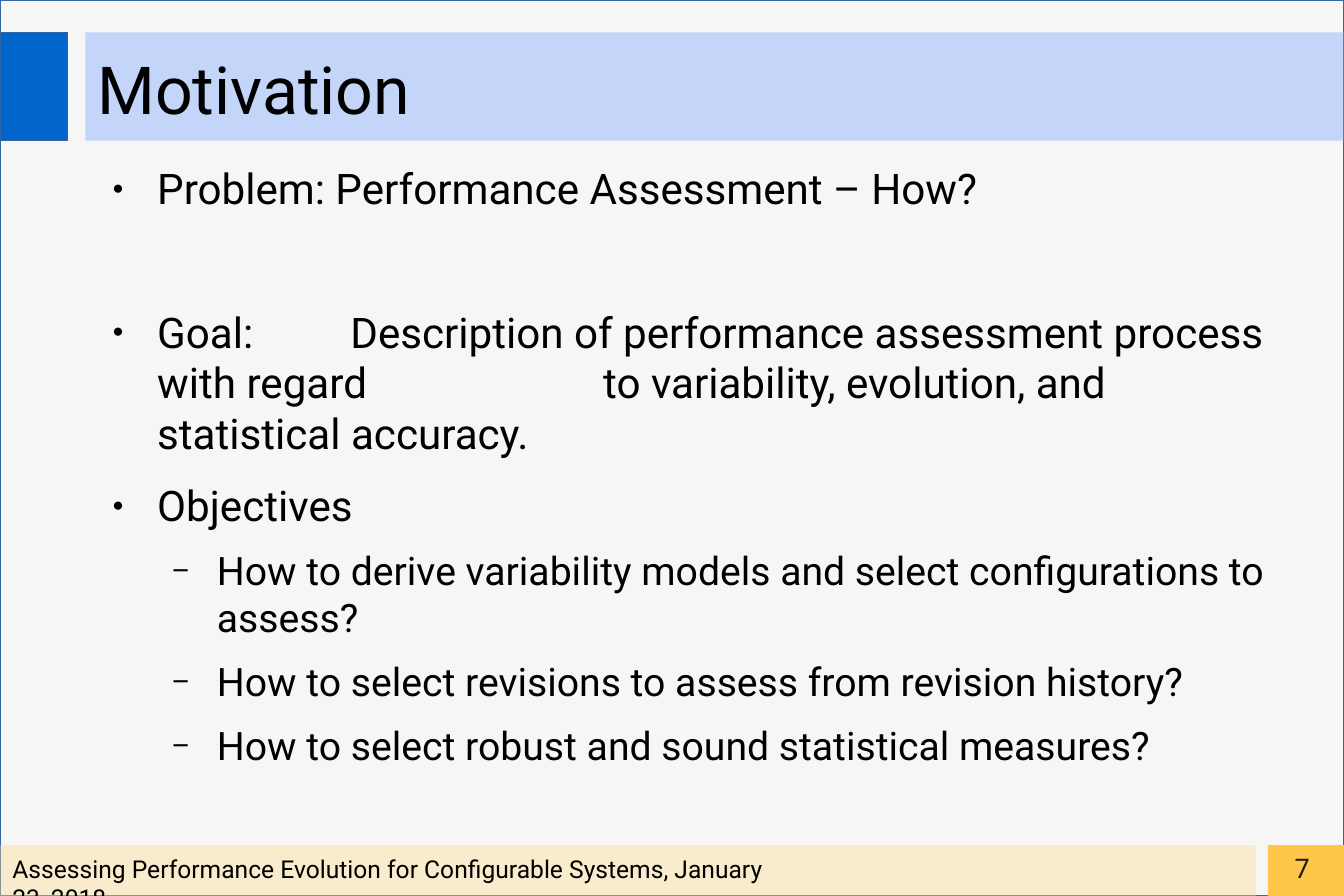
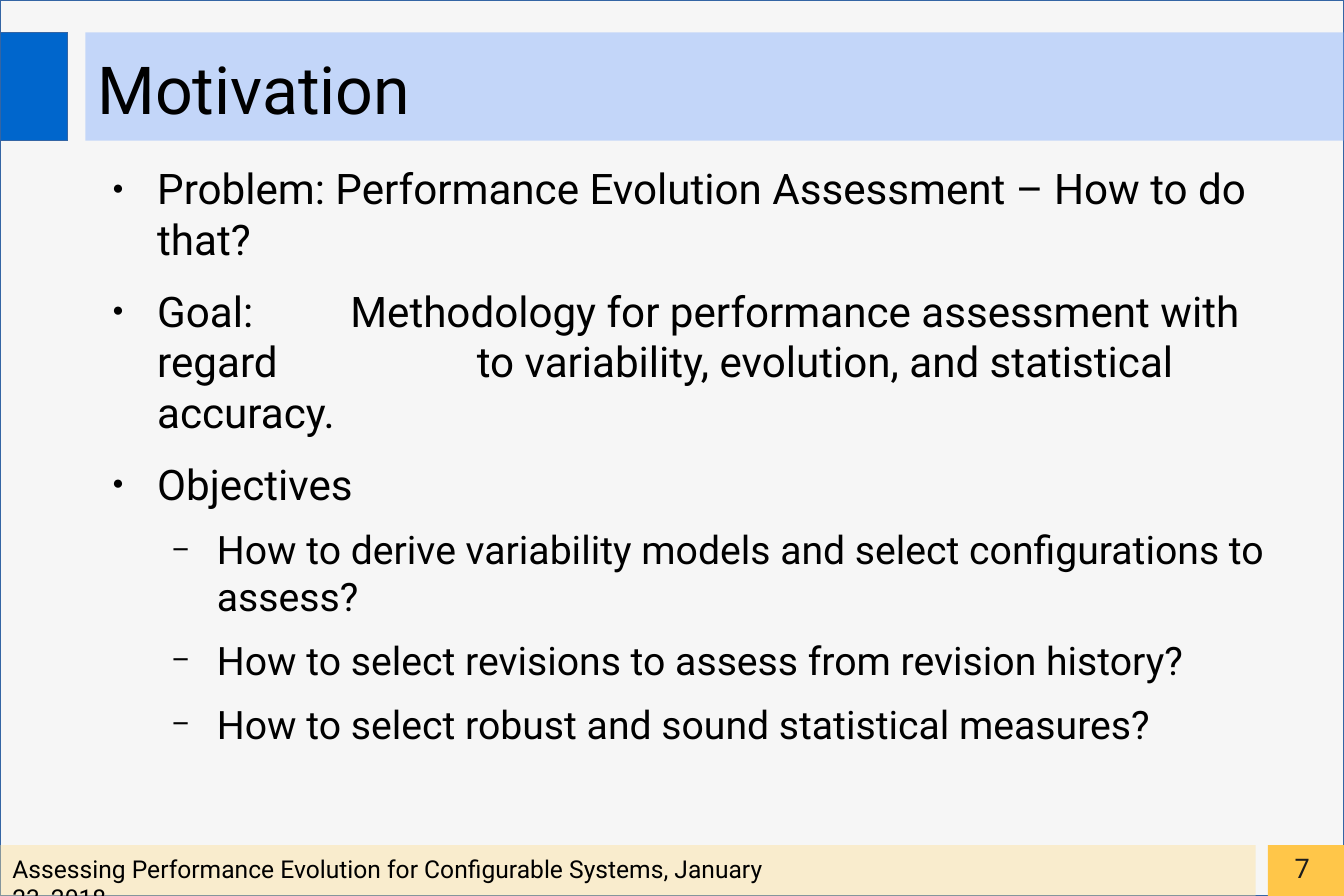
Before and after one commit to smba/msthesis, a slide deck: slide 7 of Presentations/Abschlusspräsentation_MA.odp. Drawn at 1344x896 pixels with LibreOffice and Linux fonts; fonts in the diff are those of the drawing. Boxes give left, top, right and bottom in pixels: in the first picture for what was removed or moved away, otherwise in the second. Text is boxed around its words. In the diff, an @@ line names an element or a change of style, - is before the commit and + after.

```diff
--- a/Presentations/Abschlusspräsentation_MA.odp
+++ b/Presentations/Abschlusspräsentation_MA.odp
@@ text at [157,172,1246,437]: text changed @@
-● Problem: Performance Assessment – How?
-● Goal: Description of performance assessment process with regard to variability, evolution, and statistical accuracy.
+● Problem: Performance Evolution Assessment – How to do that?
+● Goal: Methodology for performance assessment with regard to variability, evolution, and statistical accuracy.
```
Also in this commit, not shown: 4 other slides changed, 6 slides added, 10 slides removed.
